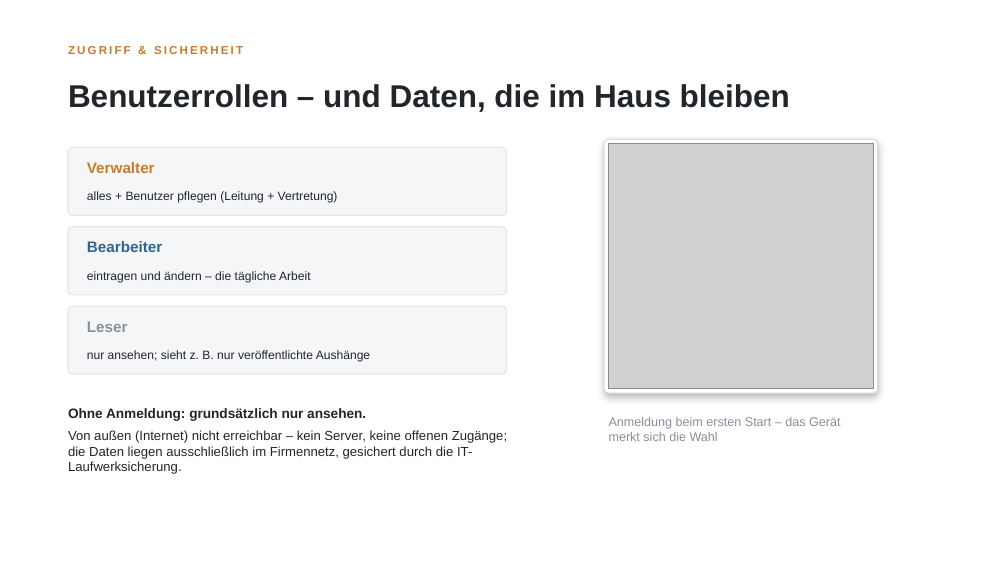
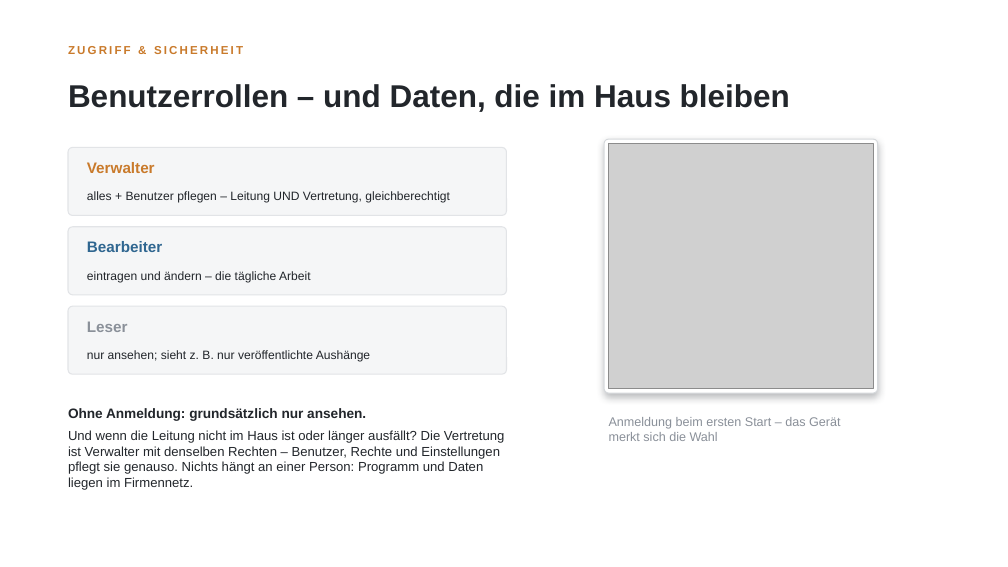
Before and after one commit to ciraciroberto90-debug/WerkstattKalender, a slide deck: slide 9 of doku/Werkstatt-Cockpit-Workshop.pptx. Drawn at 1008x567 pixels with LibreOffice and Linux fonts; fonts in the diff are those of the drawing; grey boxes stand for pictures. Boxes give left, top, right and bottom in pixels: in the first picture for what was removed or moved away, otherwise in the second. Text is boxed around its words. In the diff, an @@ line names an element or a change of style, - is before the commit and + after.

```diff
--- a/doku/Werkstatt-Cockpit-Workshop.pptx
+++ b/doku/Werkstatt-Cockpit-Workshop.pptx
@@ text at [87, 191, 450, 203]: text changed @@
-alles + Benutzer pflegen (Leitung + Vertretung)
+alles + Benutzer pflegen – Leitung UND Vertretung, gleichberechtigt
@@ text at [68, 430, 504, 490]: text changed @@
-Von außen (Internet) nicht erreichbar – kein Server, keine offenen Zugänge; die Daten liegen ausschließlich im Firmennetz, gesichert durch die IT-Laufwerksicherung.
+Und wenn die Leitung nicht im Haus ist oder länger ausfällt? Die Vertretung ist Verwalter mit denselben Rechten – Benutzer, Rechte und Einstellungen pflegt sie genauso. Nichts hängt an einer Person: Programm und Daten liegen im Firmennetz.
```
Also in this commit, not shown: 3 other slides changed, 2 slides added, 1 slide removed, 2 other files.
